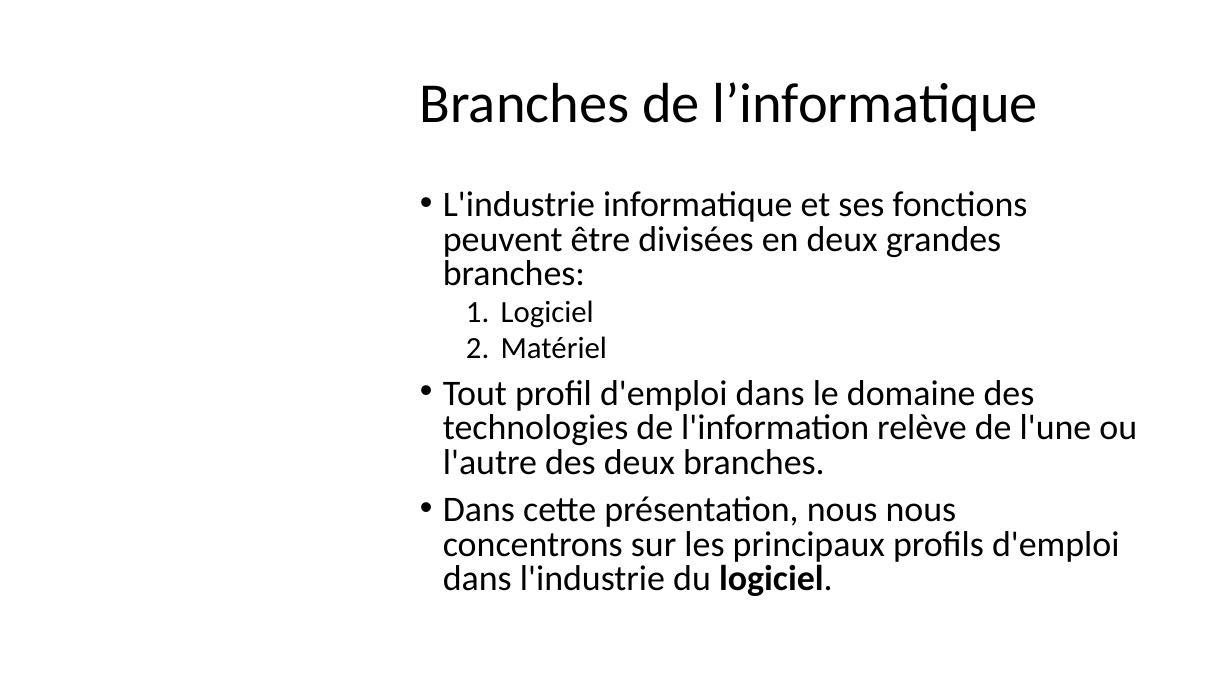
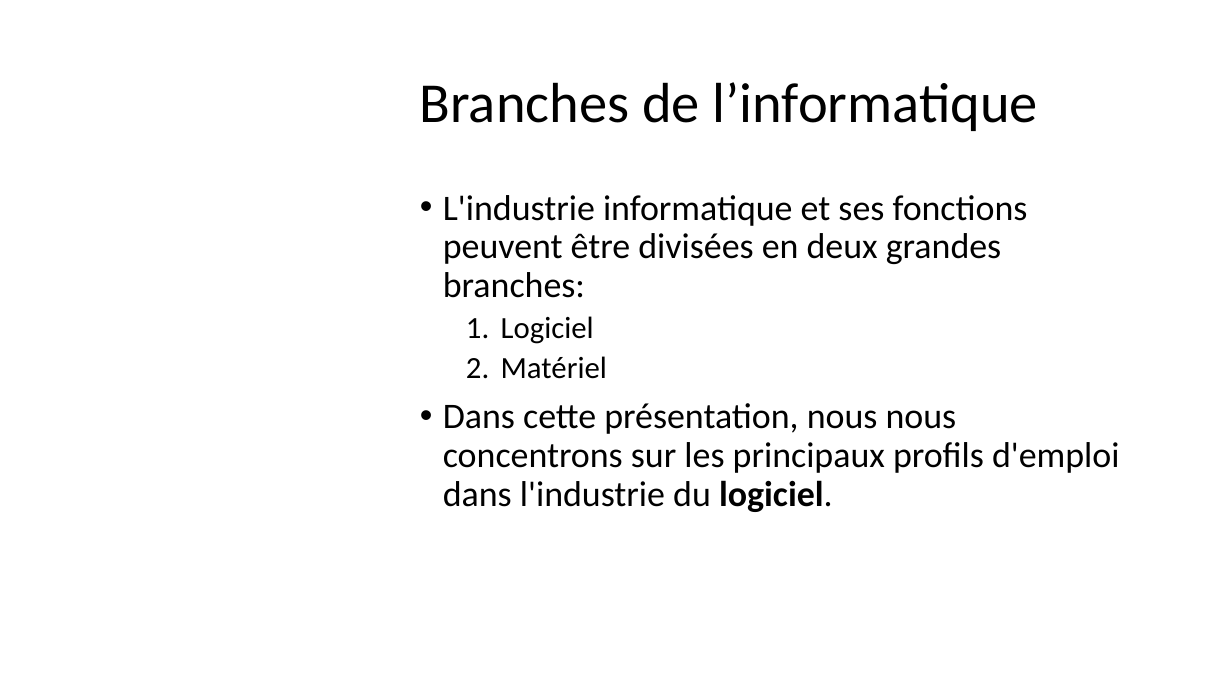
Before and after one commit to Solifred38/cv, a slide deck: slide 4 of Profiles_jobs_it.pptx. Drawn at 1232x693 pixels with LibreOffice and Linux fonts; fonts in the diff are those of the drawing; background and template pictures are left out. Boxes give left, top, right and bottom in pixels: in the first picture for what was removed or moved away, otherwise in the second. Text is boxed around its words. In the diff, an @@ line names an element or a change of style, - is before the commit and + after.

Commit message:
update profiles_jobs_it

```diff
--- a/Profiles_jobs_it.pptx
+++ b/Profiles_jobs_it.pptx
@@ text "L'industrie informatique et ses fonctions ..." at (x1=443, y1=195, x2=1119, y2=512): line spacing 0.8 to 0.9 @@
@@ text at (x1=443, y1=380, x2=1137, y2=475): paragraph removed @@
-• Tout profil d'emploi dans le domaine des technologies de l'information relève de l'une ou l'autre des deux branches.
```
Also in this commit, not shown: 19 other slides changed, 15 slides added.
